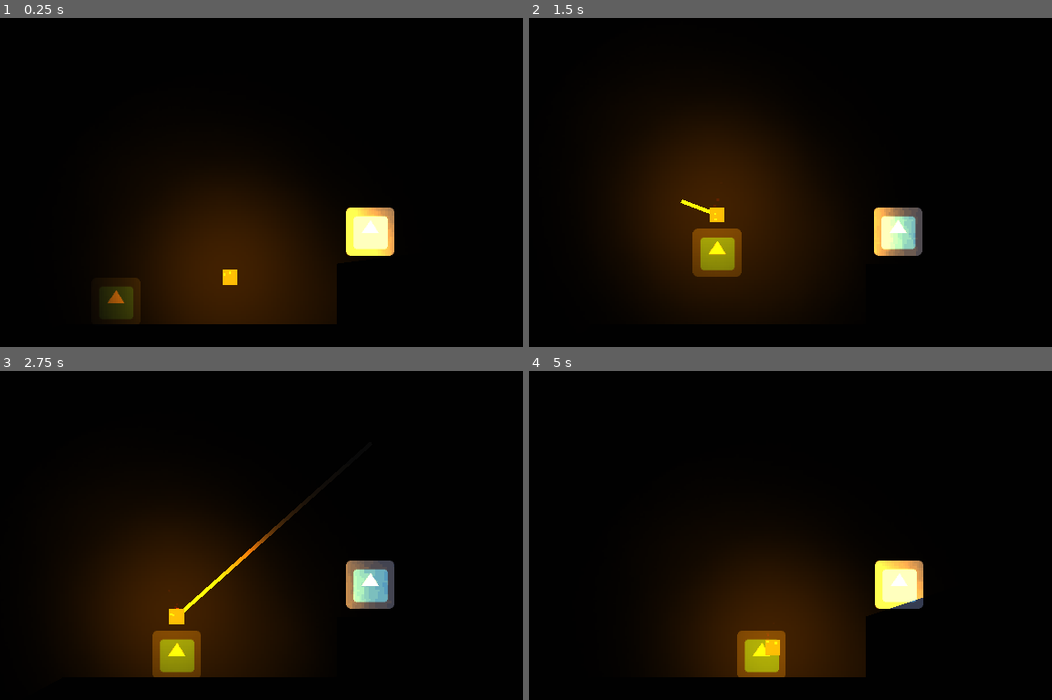
Above: before the commit, frames 1-4 (two rows, left to right).
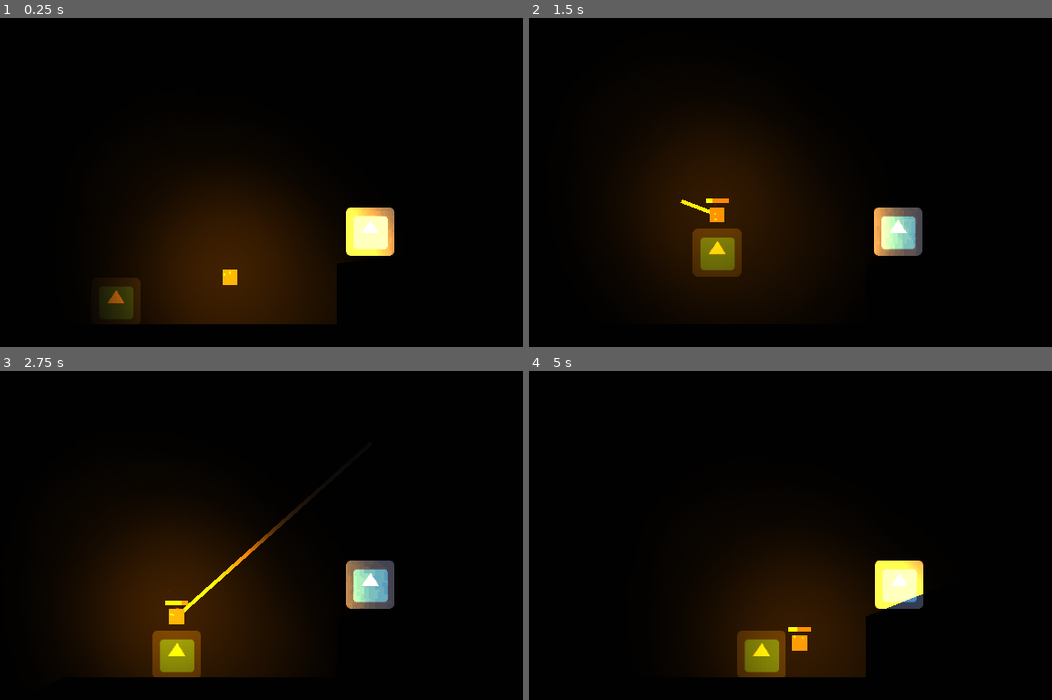
Above: after the commit, the same moments.

Repository: DuncanSparks/GMTK2019
Game: Godot game, scene res://Scenes/Test2.tscn
Two runs of this game, one before a commit and one after it. Both use one fixed random seed, a clock stepped at 60 frames per second and the inputs below. This scene is started directly instead of the project's main scene. The engine's default icon, where the game draws it, is replaced by a stand-in: a white triangle on a blue panel in a dark square.
Inputs (mouse positions are in pixels of both pictures, inside the frame that each line leads up to):
- Up to frame 1 (0.25 s): no input
- Up to frame 2 (1.5 s): move the mouse to (989, 159) at 0.52 s; hold Right (move_right) from 0.53 s (still down); right-click (989, 159) at 0.6 s; tap Space (move_jump) at 0.77 s; move the mouse to (680, 202) at 1.27 s; tap E (action_grab) at 1.35 s
- Up to frame 3 (2.75 s): tap Space (move_jump) at 1.52 s; right-click (151, 555) at 1.55 s; move the mouse to (371, 443) at 2.02 s; release Right (move_right) at 2.03 s; hold Left (move_left) from 2.03 s (still down); right-click (371, 443) at 2.1 s
- Up to frame 4 (5 s): move the mouse to (790, 614) at 2.77 s; release Left (move_left) at 2.78 s; hold Right (move_right) 2.78-4.28 s; tap R (action_teleport) at 2.85 s; tap Space (move_jump) at 3.02, 3.77, 4.52 s; right-click (790, 614) at 3.05 s; move the mouse to (1046, 594) at 3.52 s; click (1046, 594) at 3.6 s; right-click (1046, 594) at 3.8 s; move the mouse to (607, 472) at 4.27 s; hold Left (move_left) from 4.28 s (still down); right-click (607, 472) at 4.35 s

The runs differ from the first frame. In frame 2, 1.8% of the frame differs, in the area x 28-72%, y 54-77%; in frame 3, less than 0.1%; in frame 4, 1.7%.

Commit message:
Add recall cooldown

Diff:
--- a/Instances/ThrowableObject.tscn
+++ b/Instances/ThrowableObject.tscn
@@ -1,7 +1,9 @@
-[gd_scene load_steps=9 format=2]
+[gd_scene load_steps=13 format=2]
 
 [ext_resource path="res://Scripts/ThrowableObject.gd" type="Script" id=1]
 [ext_resource path="res://Sprites/LIGHT.png" type="Texture" id=2]
+[ext_resource path="res://Sprites/UI/CDUnder.png" type="Texture" id=3]
+[ext_resource path="res://Sprites/UI/CDBar.png" type="Texture" id=4]
 
 [sub_resource type="RectangleShape2D" id=1]
 
@@ -22,7 +24,35 @@
 "times": PoolRealArray( 0, 1.5, 3 ),
 "transitions": PoolRealArray( 1, 1, 1 ),
 "update": 0,
-"values": [ 3.0, 2.0, 3.0 ]
+"values": [ 8.0, 7.0, 8.0 ]
+}
+
+[sub_resource type="Animation" id=8]
+resource_name = "Bar Fill"
+length = 3.0
+tracks/0/type = "value"
+tracks/0/path = NodePath("TextureProgress:visible")
+tracks/0/interp = 1
+tracks/0/loop_wrap = true
+tracks/0/imported = false
+tracks/0/enabled = true
+tracks/0/keys = {
+"times": PoolRealArray( 0, 3 ),
+"transitions": PoolRealArray( 1, 1 ),
+"update": 1,
+"values": [ true, false ]
+}
+tracks/1/type = "value"
+tracks/1/path = NodePath("TextureProgress:value")
+tracks/1/interp = 1
+tracks/1/loop_wrap = true
+tracks/1/imported = false
+tracks/1/enabled = true
+tracks/1/keys = {
+"times": PoolRealArray( 0, 3 ),
+"transitions": PoolRealArray( 1, 1 ),
+"update": 0,
+"values": [ 0.0, 100.0 ]
 }
 
 [sub_resource type="Gradient" id=4]
@@ -43,6 +73,8 @@
 orbit_velocity_random = 0.0
 scale = 3.0
 color_ramp = SubResource( 5 )
+
+[sub_resource type="CanvasItemMaterial" id=7]
 
 [node name="ThrowableObject" type="KinematicBody2D"]
 position = Vector2( 250, 250 )
@@ -92,13 +124,33 @@
 shadow_enabled = true
 
 [node name="AnimationPlayer" type="AnimationPlayer" parent="."]
+autoplay = "Light Flicker"
 "anims/Light Flicker" = SubResource( 3 )
+
+[node name="AnimationPlayer2" type="AnimationPlayer" parent="."]
+"anims/Bar Fill" = SubResource( 8 )
 
 [node name="Particles2D" type="Particles2D" parent="."]
 process_material = SubResource( 6 )
+
+[node name="TimerCooldown" type="Timer" parent="."]
+wait_time = 3.0
+one_shot = true
+
+[node name="TextureProgress" type="TextureProgress" parent="."]
+visible = false
+material = SubResource( 7 )
+margin_left = -15.0
+margin_top = -21.0
+margin_right = 19.0
+margin_bottom = -14.0
+value = 100.0
+texture_under = ExtResource( 3 )
+texture_progress = ExtResource( 4 )
 
 [connection signal="body_entered" from="GrabArea" to="." method="_on_GrabArea_body_entered"]
 [connection signal="body_exited" from="GrabArea" to="." method="_on_GrabArea_body_exited"]
 [connection signal="timeout" from="TimerDrop" to="." method="_on_TimerDrop_timeout"]
 [connection signal="timeout" from="TimerThrown" to="." method="_on_TimerThrown_timeout"]
 [connection signal="timeout" from="TimerReturn" to="." method="_on_TimerReturn_timeout"]
+[connection signal="timeout" from="TimerCooldown" to="." method="_on_TimerCooldown_timeout"]
--- a/Scripts/ThrowableObject.gd
+++ b/Scripts/ThrowableObject.gd
@@ -7,6 +7,7 @@
 var held: bool = false
 var thrown: bool = false
 var returnback: bool = false
+var cooldown: bool = false
 
 var velocity: Vector2 = Vector2.ZERO
 
@@ -33,8 +34,11 @@
 		held = true
 
 	# Recall to player
-	if Input.is_action_just_pressed("action_return") and not held:
+	if Input.is_action_just_pressed("action_return") and not held and not cooldown:
 		returnback = true
+		cooldown = true
+		($AnimationPlayer2 as AnimationPlayer).play("Bar Fill")
+		($TimerCooldown as Timer).start()
 		($TimerReturn as Timer).start()
 
 	coll.set_disabled(returnback)
@@ -63,3 +67,8 @@
 
 func _on_TimerReturn_timeout() -> void:
 	returnback = false
+
+
+func _on_TimerCooldown_timeout() -> void:
+	print("TEST")
+	cooldown = false
Binary file added: Sprites/UI/CDBar.png
Not shown, added: Sprites/UI/CDBar.png.import
Binary file added: Sprites/UI/CDUnder.png
Not shown, added: Sprites/UI/CDUnder.png.import
